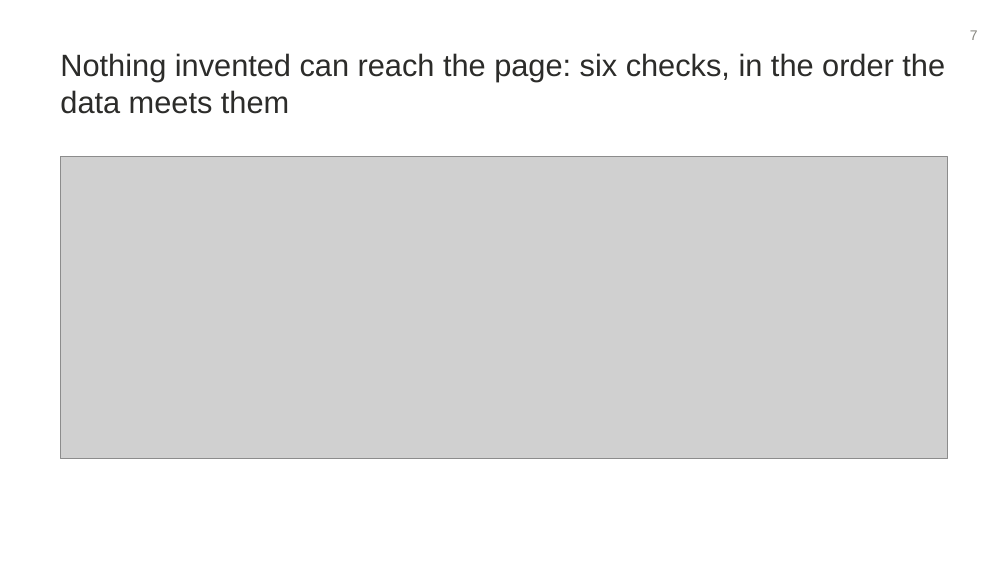
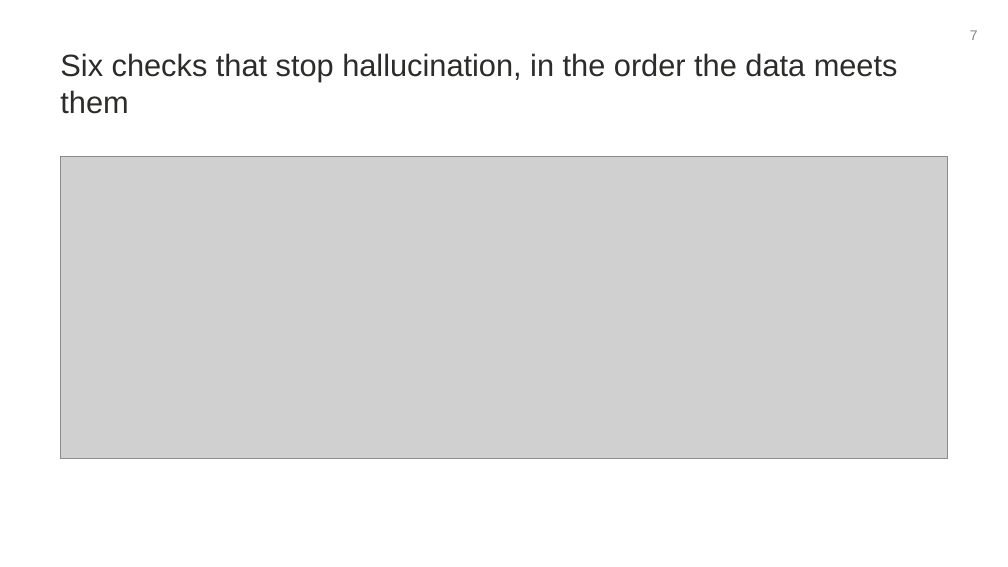
Before and after one commit to jimit1/feature-bug-requests, a slide deck: slide 7 of deck/Feature-Bug-Requests.pptx. Drawn at 1008x567 pixels with LibreOffice and Linux fonts; fonts in the diff are those of the drawing; grey boxes stand for pictures. Boxes give left, top, right and bottom in pixels: in the first picture for what was removed or moved away, otherwise in the second. Text is boxed around its words. In the diff, an @@ line names an element or a change of style, - is before the commit and + after.

Commit message:
deck: name hallucination in the title of slide 7

```diff
--- a/deck/Feature-Bug-Requests.pptx
+++ b/deck/Feature-Bug-Requests.pptx
@@ text at [60,53,898,114]: text changed @@
-Nothing invented can reach the page: six checks, in the order the data meets them
+Six checks that stop hallucination, in the order the data meets them
```
Also in this commit, not shown: 4 other files.
